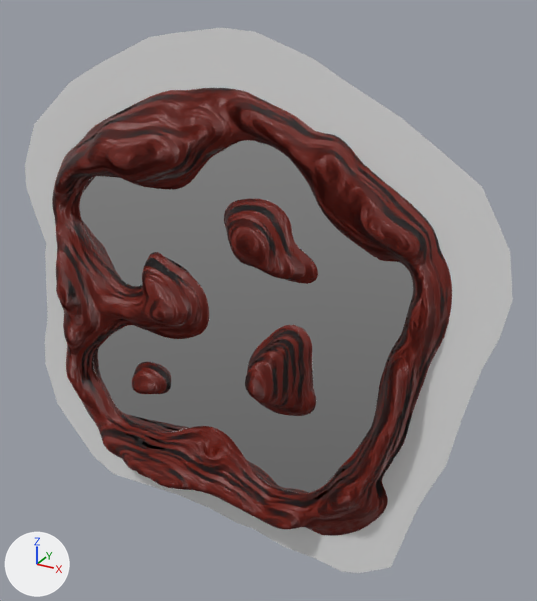
The glTF model src/arenas/testarena2/testarena2.glb, before and after one commit.
Rendered twice from a 50 mm camera at (48.4, -76.8, 43.8) aimed at (5.3, 1.6, 4.6). The lights are fixed; the arrows at lower left show +X, +Y and +Z. Where no turn or scale is listed for an object, it has been applied to the vertices.

The first picture shows '__collision__', '__water__', 'terrain'.
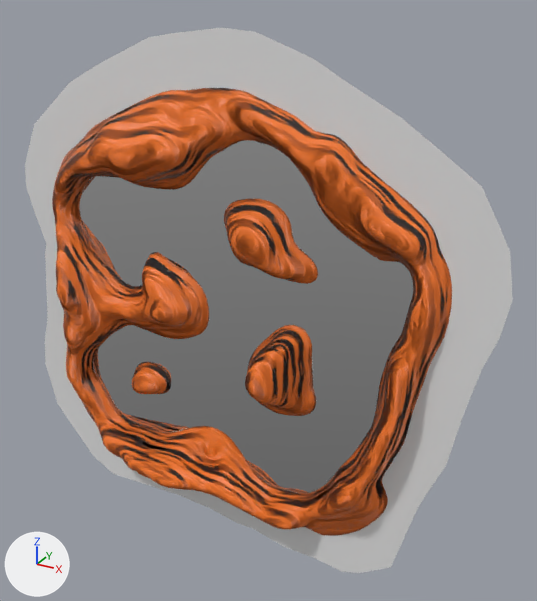
Where the change shows, as pixel boxes [x1, y1, x2, y2] in the pictures (537 x 601 px):
'terrain', surface changed (brown to orange): [52, 88, 452, 536] in both

Edits to the bpy script that builds the scene:
```text
Add img_diffuse:
    img_diffuse = load_image('diffuse', '_unpacked/diffuse', 256, 256, 'sRGB')
Change mat_material_002:
    where n0 = _N.new('ShaderNodeBsdfPrincipled'); n0.name = 'Principled BSDF'
    remove n0.inputs[0].default_value = (0.148, 0.00613, 0.0, 1.0)  # 'Base Color', dark red #6b1200
    add n3 = _N.new('ShaderNodeTexImage'); n3.name = 'Image Texture'
    add n3.image = img_diffuse
    remove n3 = _N.new('ShaderNodeTexImage'); n3.name = 'Image Texture'
    remove n3.image = img_terrain_normal
    add n4 = _N.new('ShaderNodeTexImage'); n4.name = 'Image Texture.001'
    add n4.image = img_terrain_normal
    where n2 = _N.new('ShaderNodeNormalMap'); n2.name = 'Normal Map'
    remove _L.new(n3.outputs[0], n2.inputs[1])  # 'Color' to 'Color'
    add _L.new(n3.outputs[0], n0.inputs[0])  # 'Color' to 'Base Color'
    add _L.new(n4.outputs[0], n2.inputs[1])  # 'Color' to 'Color'
```
